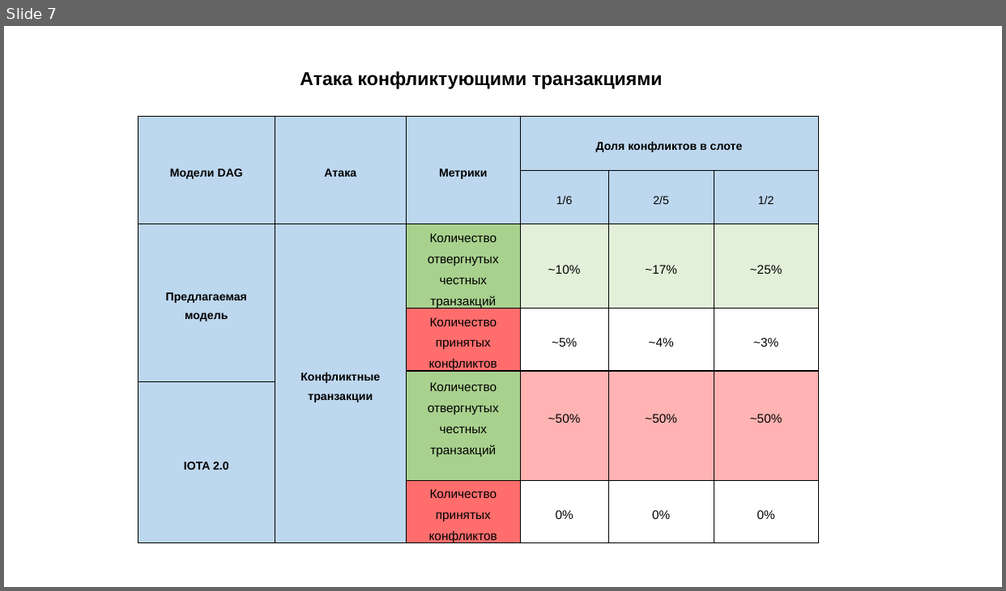
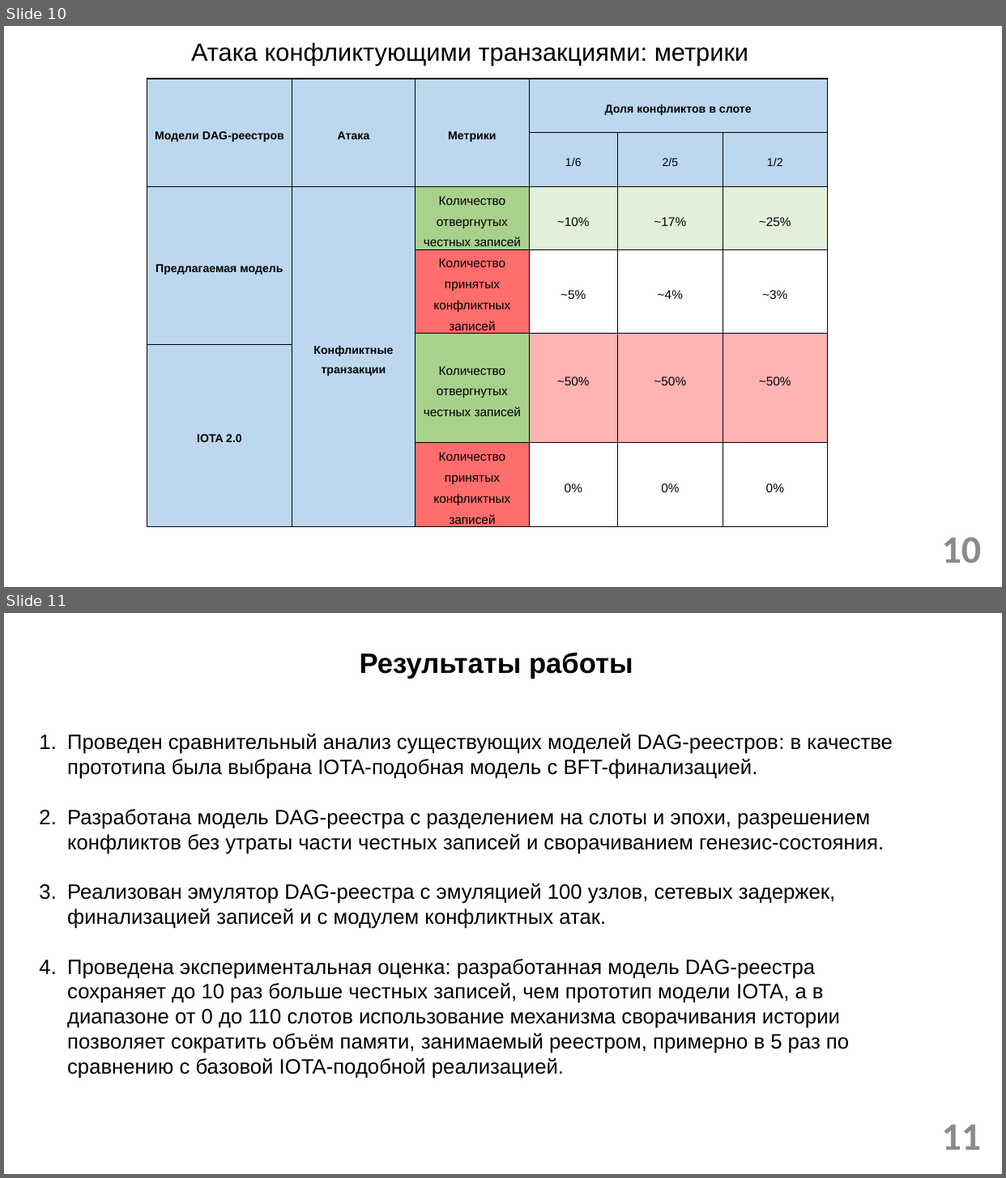
Before and after one commit to ub3r123/My_model, a slide deck: Презентация1.pptx. Shown one above the other, each under a label of ours: slide 7 before the commit, slides 10 and 11 after it. The pictures are 1006x591 and 1006x1178 pixels, drawn with LibreOffice and Linux fonts; fonts in the diff are those of the drawing; background and template pictures are left out. Boxes give left, top, right and bottom in pixels: in the first picture for what was removed or moved away, otherwise in the second. Text is boxed around its words. In the diff, an @@ line names an element or a change of style, - is before the commit and + after.

```diff
--- a/Презентация1.pptx
+++ b/Презентация1.pptx
@@ slide 11 added at <box>4,613,1002,1174</box>, background picture (left out) @@
@@ title added at <box>360,652,633,679</box>, 27 pt, text #000000, bold @@
+Результаты работы
@@ text added at <box>67,734,893,1079</box>, 20 pt, text #000000 @@
+1. Проведен сравнительный анализ существующих моделей DAG-реестров: в качестве прототипа была выбрана IOTA-подобная модель с BFT-финализацией.
+2. Разработана модель DAG-реестра с разделением на слоты и эпохи, разрешением конфликтов без утраты части честных записей и сворачиванием генезис-состояния.
+3. Реализован эмулятор DAG-реестра с эмуляцией 100 узлов, сетевых задержек, финализацией записей и с модулем конфликтных атак.
+4. Проведена экспериментальная оценка: разработанная модель DAG-реестра сохраняет до 10 раз больше честных записей, чем прототип модели IOTA, а в диапазоне от 0 до 110 слотов использование механизма сворачивания истории позволяет сократить объём памяти, занимаемый реестром, примерно в 5 раз по сравнению с базовой IOTA-подобной реализацией.
@@ page number added at <box>942,1125,982,1150</box>, 37.3 pt, text #8C8C8C, bold @@
+11
@@ what was slide 7 is now slide 10 @@
@@ slide 10 changed as well @@
@@ text at <box>191,42,748,65</box>: text changed; size 18 to 24 pt; bold off @@
-Атака конфликтующими транзакциями
+Атака конфликтующими транзакциями: метрики
@@ table at <box>147,79,828,535</box> @@
-row 1, column 1: Модели DAG
+row 1, column 1: Модели DAG-реестров
-row 3, column 3: Количество отвергнутых честных транзакций
+row 3, column 3: Количество отвергнутых честных записей
-row 4, column 3: Количество принятых конфликтов
+row 4, column 3: Количество принятых конфликтных записей
-row 5, column 3: Количество отвергнутых честных транзакций
+row 5, column 3: Количество отвергнутых честных записей
-row 7, column 3: Количество принятых конфликтов
+row 7, column 3: Количество принятых конфликтных записей
@@ table: place and size @@
-table at <box>138,116,819,550</box>
+table at <box>147,79,828,535</box>
@@ page number added at <box>942,537,982,563</box>, 37.3 pt, text #8C8C8C, bold @@
+10
```
Also in this commit, not shown: 7 other slides changed, 6 other slides added, 2 slides removed, 3 other files.
